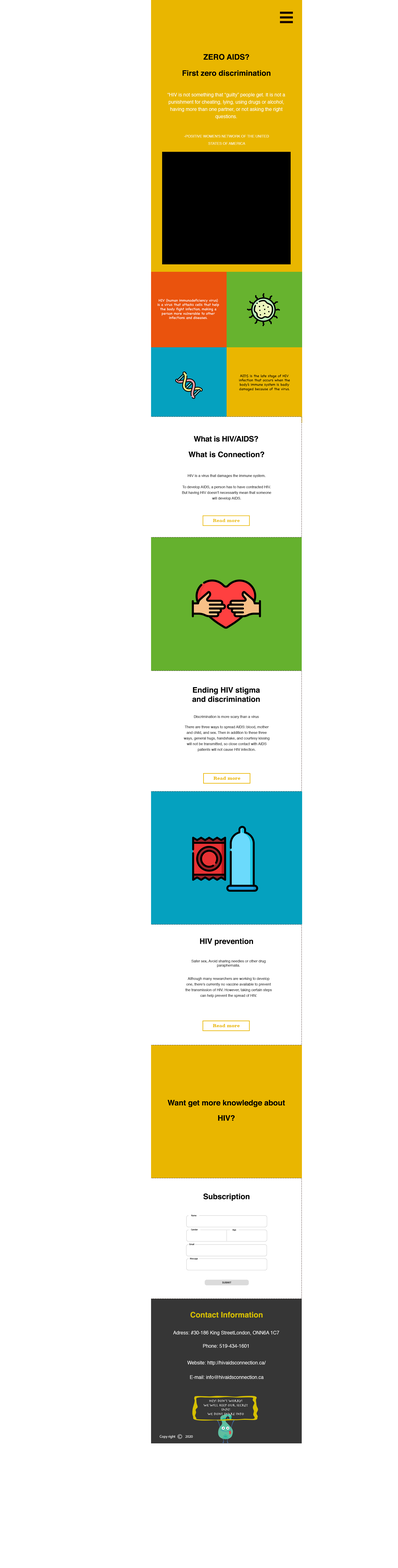
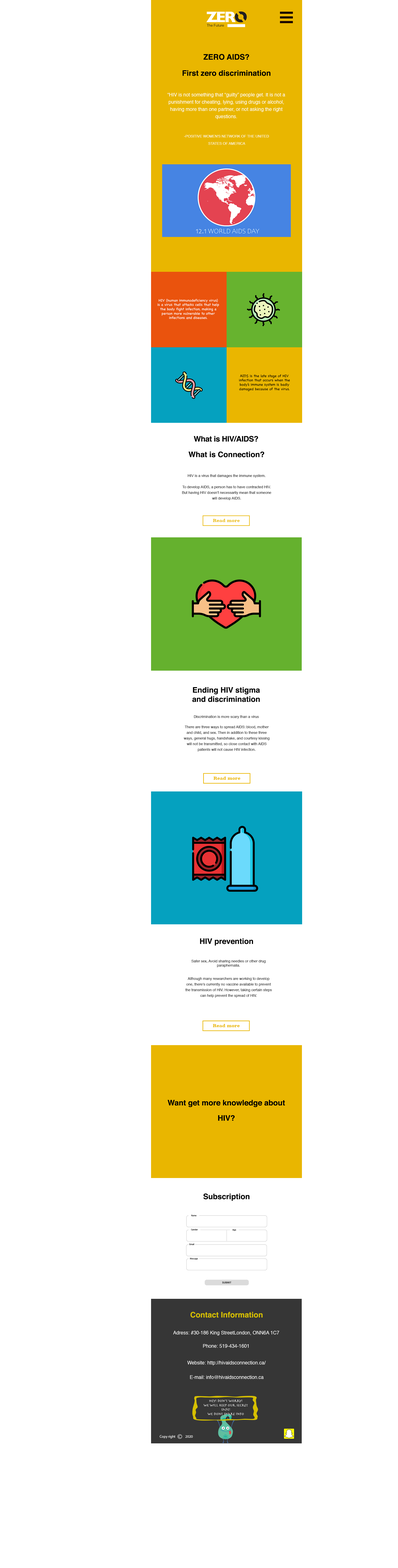
Before/after of a (398, 1568) layered artwork. What changed in the layer stack:
added layer "snapchat" in group "Artboard 1" over (283, 1428, 294, 1439)
added layer "Layer 2" in group "Artboard 1" over (206, 11, 247, 28)
removed layer "bckgrd copy 3" from group "bckgrd" over (151, 1178, 302, 1299)
removed layer "bckgrd copy 2" from group "bckgrd" over (151, 924, 302, 1046)
removed layer "bckgrd copy" from group "bckgrd" over (151, 670, 302, 792)
hid "bckgrd" (7th of 8, in "Artboard 1" › "whatisit" › "bckgrd"), painted on it over (151, 416, 302, 538)
painted on "video" over (162, 151, 291, 265)
